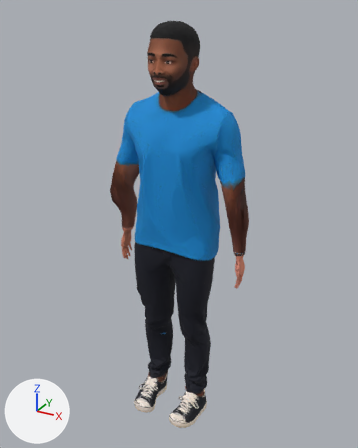
An edit to the glTF model public/assets/meshy/body_m.glb, drawn before and after from the same camera.
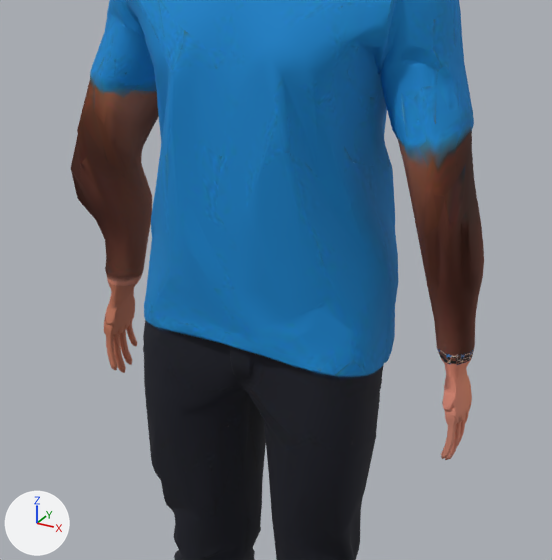
Old and new are each drawn whole from a camera (50 mm lens) standing at (1.046, -1.824, 1.979) and looking at (0.005, 0.069, 1.033) and again close up on the part from 24% to 76% of the width and 30% to 72% of the height. Arrows for +X, +Y and +Z are at lower left; the lights stay in place. The last two pictures show the newer version. Vertices at exactly the same position are counted once.

In view in the first close-up: 'Meshy_Body'.
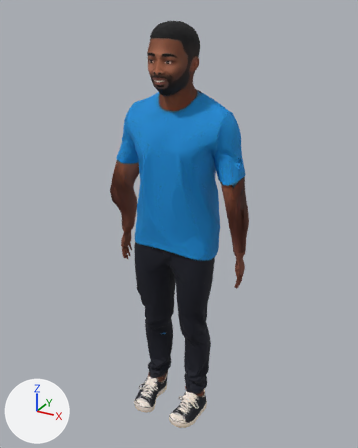
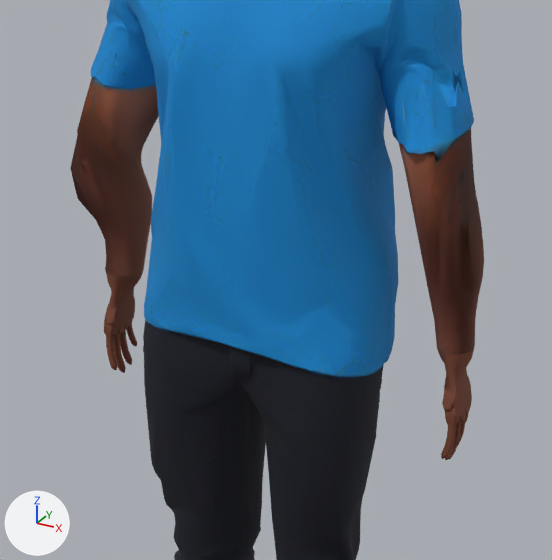
Boxes [x1, y1, x2, y2] around the edits, measured in the close-ups (552 x 560 px; the box of a moved part takes in the faces that stretch with it):
'Meshy_Body', reshaped, surface changed
    before: [71, 0, 484, 560]
    after: [70, 0, 484, 560]
part 1 of me_meshy_body, moved or reshaped
    both: [85, 0, 476, 222]
part 2 of me_meshy_body, surface changed
    both: [104, 273, 474, 460]

The change, as a list of edits to the scene's bpy script:
```text
Change me_meshy_body:
    where me_meshy_body.from_pydata(...)  # 6731 vertices, 13496 faces; spans x -0.35..0.35, y -0.16..0.22, z 0.0..1.93
    used by ob_meshy_body; location = (0.0, 0.0, 0.0)
    me_meshy_body part 1: 122 of 6731 vertices moved; they spanned x -0.32..0.32, y -0.01..0.18, z 1.25..1.49 and now span x -0.32..0.32, y -0.01..0.18, z 1.26..1.48; mean shift (0.0, 0.0, 0.0); largest move (0.25, 0.15, 1.41) -> (0.24, 0.15, 1.44)
    me_meshy_body part 2: texture (UV) coordinates of 2319 of 13496 faces, centred in x -0.33..0.34, y 0.05..0.13, z 0.76..0.95, changed; they spanned u 0.03..0.88, v 0.0..0.94 and now span u 0.38..0.64, v 0.14..0.4
```
